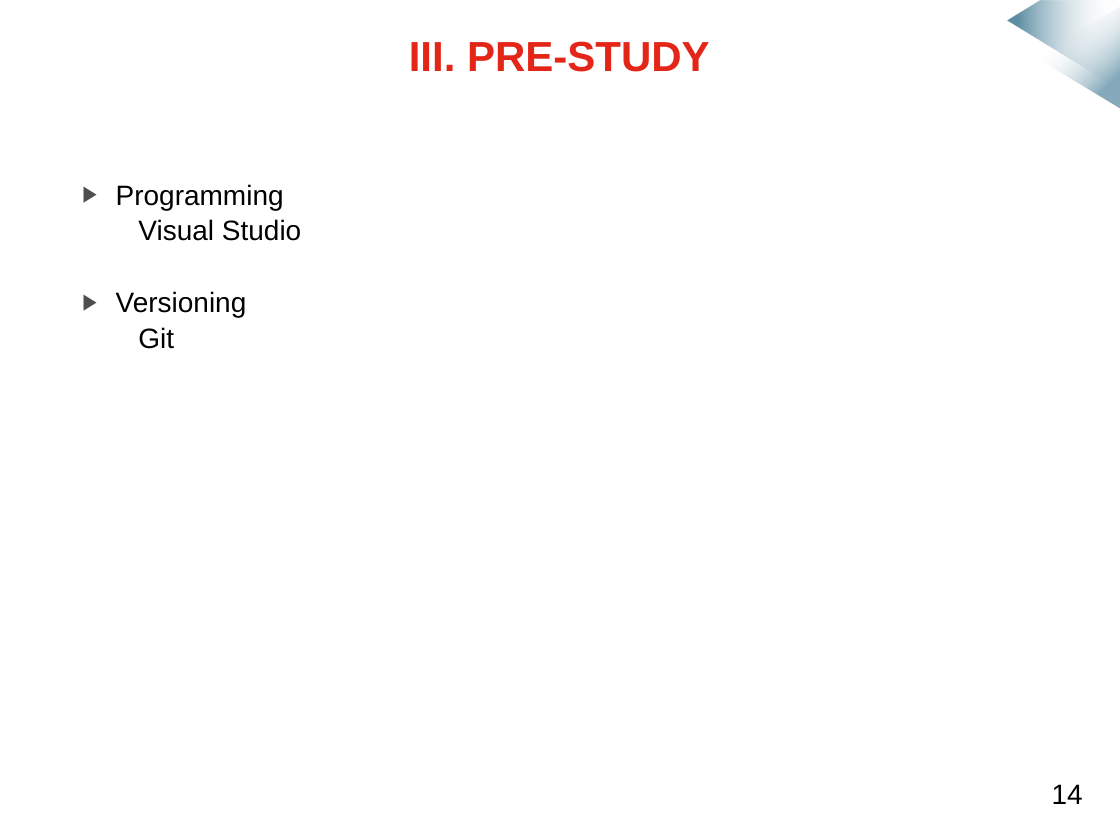
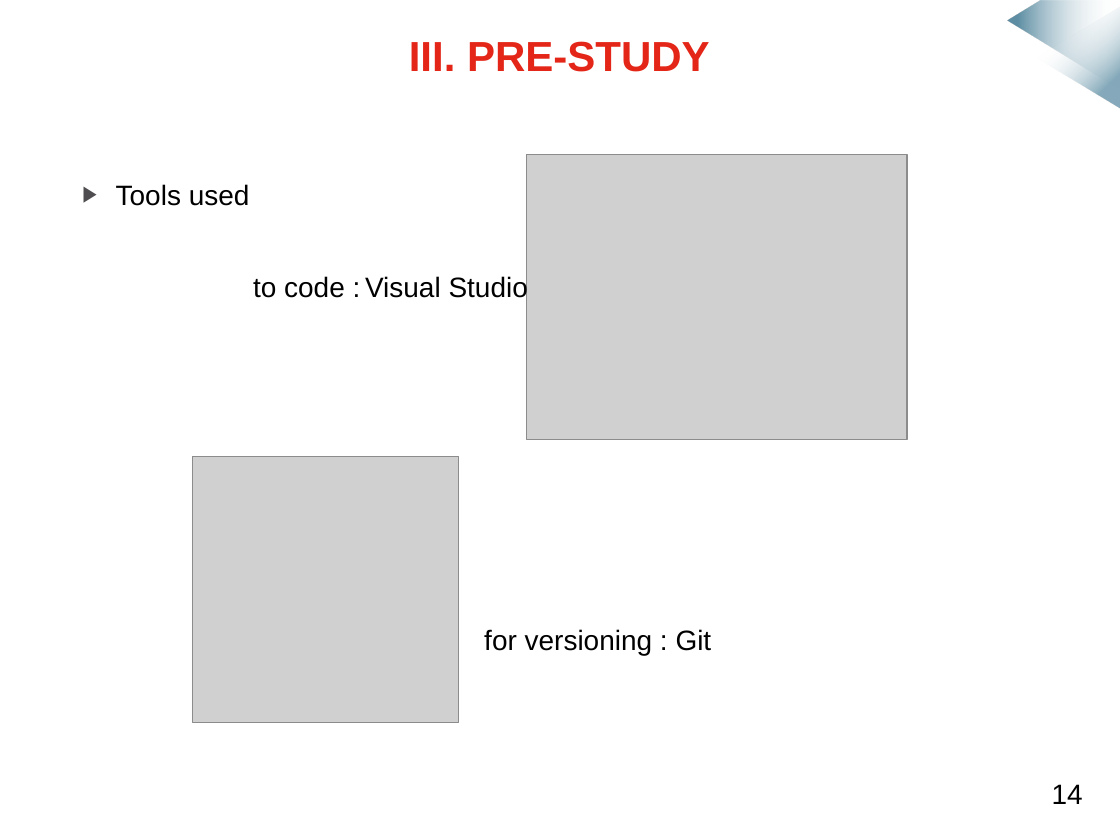
Before and after one commit to mmeven/EP_Domotique_Tablette, a slide deck: slide 12 of Rendu/Diapo_prototype_janvier.pptx (slide 11 before the commit). Drawn at 1120x840 pixels with LibreOffice and Linux fonts; fonts in the diff are those of the drawing; grey boxes stand for pictures; background and template pictures are left out. Boxes give left, top, right and bottom in pixels: in the first picture for what was removed or moved away, otherwise in the second. Text is boxed around its words. In the diff, an @@ line names an element or a change of style, - is before the commit and + after.

```diff
--- a/Rendu/Diapo_prototype_janvier.pptx
+++ b/Rendu/Diapo_prototype_janvier.pptx
@@ picture added at <box>526,155,906,440</box> @@
@@ text at <box>116,184,250,206</box>: text changed @@
-▶ Programming
-Visual Studio
-▶ Versioning
-Git
+▶ Tools used
@@ text added at <box>253,275,528,302</box>, 18 pt, text #000000 @@
+to code : Visual Studio
@@ picture added at <box>193,456,459,722</box> @@
@@ text added at <box>484,629,712,655</box>, 18 pt, text #000000 @@
+for versioning : Git
```
Also in this commit, not shown: 11 other slides changed, 3 slides added, 15 other files.
